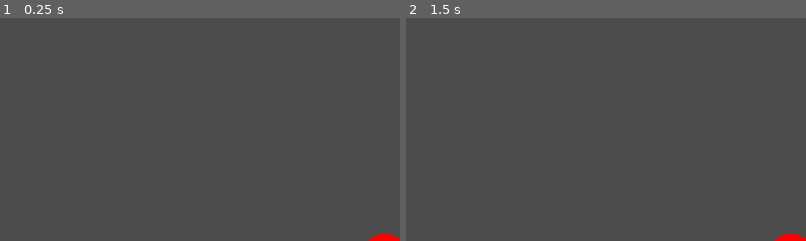
Above: before the commit, frames 1-2 (left to right).
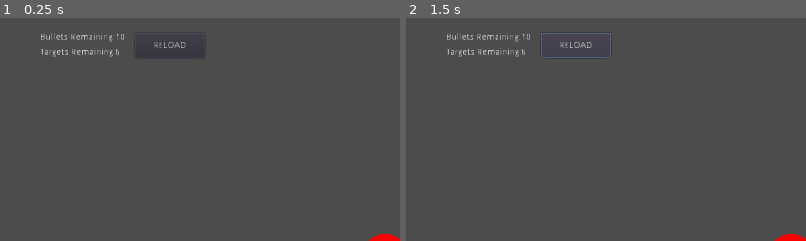
Above: after the commit, the same moments.

Repository: afoster1234/P1-PegSmash
Game: Godot game, scene res://src/World.tscn
Same seed, same stepped clock (60 frames per second), same inputs: the game is played once before the commit and once after it.
Inputs (mouse positions are % of the whole screen's width and height, from its top left):
- Up to frame 1 (0.25 s): no input
- Up to frame 2 (1.5 s): click (21, 6) at 0.5 s, where only the run after the commit has a clickable "RELOAD"; hold Up (angle_up) from 1.28 s (still down); tap F (fire, bound only after the commit) at 1.35 s
The pictures show only the part of the screen within x 0-50%, y 0-50%; the shares and areas given below are measured in that part.

The runs differ from the first frame. In frame 1, 0.6% of the frame differs, in the area x 10-47%, y 6-18%; in frame 2, 0.8%, in the area x 10-52%, y 6-18%.

Commit message:
Game Functionality almost finished

Diff:
--- a/project/project.godot
+++ b/project/project.godot
@@ -40,7 +40,7 @@
 }
 fire={
 "deadzone": 0.5,
-"events": [ Object(InputEventKey,"resource_local_to_scene":false,"resource_name":"","device":0,"alt":false,"shift":false,"control":false,"meta":false,"command":false,"pressed":false,"scancode":32,"unicode":0,"echo":false,"script":null)
+"events": [ Object(InputEventKey,"resource_local_to_scene":false,"resource_name":"","device":0,"alt":false,"shift":false,"control":false,"meta":false,"command":false,"pressed":false,"scancode":70,"unicode":0,"echo":false,"script":null)
  ]
 }
 angle_up={
--- a/project/src/Peg.gd
+++ b/project/src/Peg.gd
@@ -1,4 +1,6 @@
 extends Area2D
+
+signal hit
 
 func _draw():
 	var radius = $CollisionShape2D.shape.radius
@@ -6,4 +8,5 @@
 	draw_circle(Vector2.ZERO, radius/2, Color.whitesmoke)
 
 func _on_Peg_body_entered(body):
+	emit_signal("hit")
 	queue_free()
--- a/project/src/World.gd
+++ b/project/src/World.gd
@@ -2,24 +2,52 @@
 
 var bullet_preload = preload("res://src/Bullet.tscn")
 
-var score
 var magazine_size := 10
+var targets_remaining = 5
 var ready_for_fire := true
-
 
 func _process(delta):
 	if Input.is_action_just_pressed("reload"):
 		if ready_for_fire:
 			load_bullet()
-
+	if targets_remaining == 0:
+		$WinMessage.text = ("YOU WIN!")
 
 func load_bullet():
 	if magazine_size > 0:
 		var bullet = bullet_preload.instance()
 		get_parent().add_child(bullet)
 		magazine_size = magazine_size - 1
+		$BulletCount.text = String(magazine_size)
+		$BulletCount.show()
 		ready_for_fire = false
-
 
 func _on_BulletTimer_timeout():
 	ready_for_fire = true
+
+func _on_Peg1_hit():
+	targets_remaining -= 1
+	$TargetCount.text = String(targets_remaining)
+	$TargetCount.show()
+func _on_Peg2_hit():
+	targets_remaining -= 1
+	$TargetCount.text = String(targets_remaining)
+	$TargetCount.show()
+func _on_Peg3_hit():
+	targets_remaining -= 1
+	$TargetCount.text = String(targets_remaining)
+	$TargetCount.show()
+func _on_Peg5_hit():
+	targets_remaining -= 1
+	$TargetCount.text = String(targets_remaining)
+	$TargetCount.show()
+func _on_Peg6_hit():
+	targets_remaining -= 1
+	$TargetCount.text = String(targets_remaining)
+	$TargetCount.show()
+
+
+func _on_Reload_pressed():
+	magazine_size = 10
+	$BulletCount.text = String(magazine_size)
+	$BulletCount.show()
--- a/project/src/World.tscn
+++ b/project/src/World.tscn
@@ -28,6 +28,73 @@
 position = Vector2( 1016, 320 )
 
 [node name="BulletTimer" type="Timer" parent="."]
-wait_time = 4.0
+wait_time = 6.0
 autostart = true
+
+[node name="BulletCount" type="Label" parent="."]
+margin_left = 184.0
+margin_top = 24.0
+margin_right = 304.0
+margin_bottom = 38.0
+text = "10"
+__meta__ = {
+"_edit_use_anchors_": false
+}
+
+[node name="TargetCount" type="Label" parent="."]
+margin_left = 184.0
+margin_top = 48.0
+margin_right = 216.0
+margin_bottom = 62.0
+text = "6"
+__meta__ = {
+"_edit_use_anchors_": false
+}
+
+[node name="Targets" type="Label" parent="."]
+margin_left = 64.0
+margin_top = 48.0
+margin_right = 185.0
+margin_bottom = 62.0
+text = "Targets Remaining:"
+__meta__ = {
+"_edit_use_anchors_": false
+}
+
+[node name="Bullets" type="Label" parent="."]
+margin_left = 64.0
+margin_top = 24.0
+margin_right = 184.0
+margin_bottom = 38.0
+text = "Bullets Remaining:"
+__meta__ = {
+"_edit_use_anchors_": false
+}
+
+[node name="Reload" type="Button" parent="."]
+margin_left = 216.0
+margin_top = 24.0
+margin_right = 328.0
+margin_bottom = 64.0
+text = "RELOAD"
+__meta__ = {
+"_edit_use_anchors_": false
+}
+
+[node name="WinMessage" type="Label" parent="."]
+margin_left = 80.0
+margin_top = 48.0
+margin_right = 248.0
+margin_bottom = 104.0
+align = 1
+valign = 1
+__meta__ = {
+"_edit_use_anchors_": false
+}
+[connection signal="hit" from="Peg1" to="." method="_on_Peg1_hit"]
+[connection signal="hit" from="Peg2" to="." method="_on_Peg2_hit"]
+[connection signal="hit" from="Peg3" to="." method="_on_Peg3_hit"]
+[connection signal="hit" from="Peg5" to="." method="_on_Peg5_hit"]
+[connection signal="hit" from="Peg6" to="." method="_on_Peg6_hit"]
 [connection signal="timeout" from="BulletTimer" to="." method="_on_BulletTimer_timeout"]
+[connection signal="pressed" from="Reload" to="." method="_on_Reload_pressed"]
Not shown, changed: build/web/index.pck
